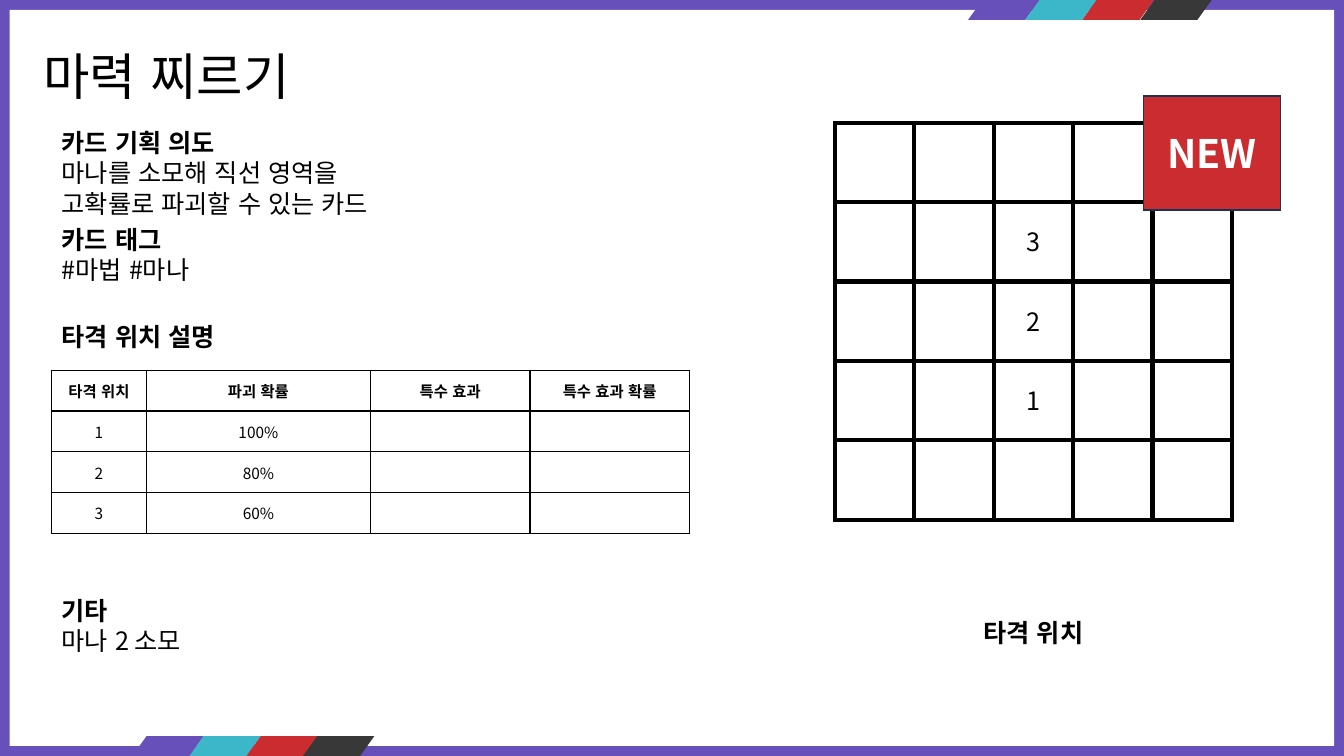
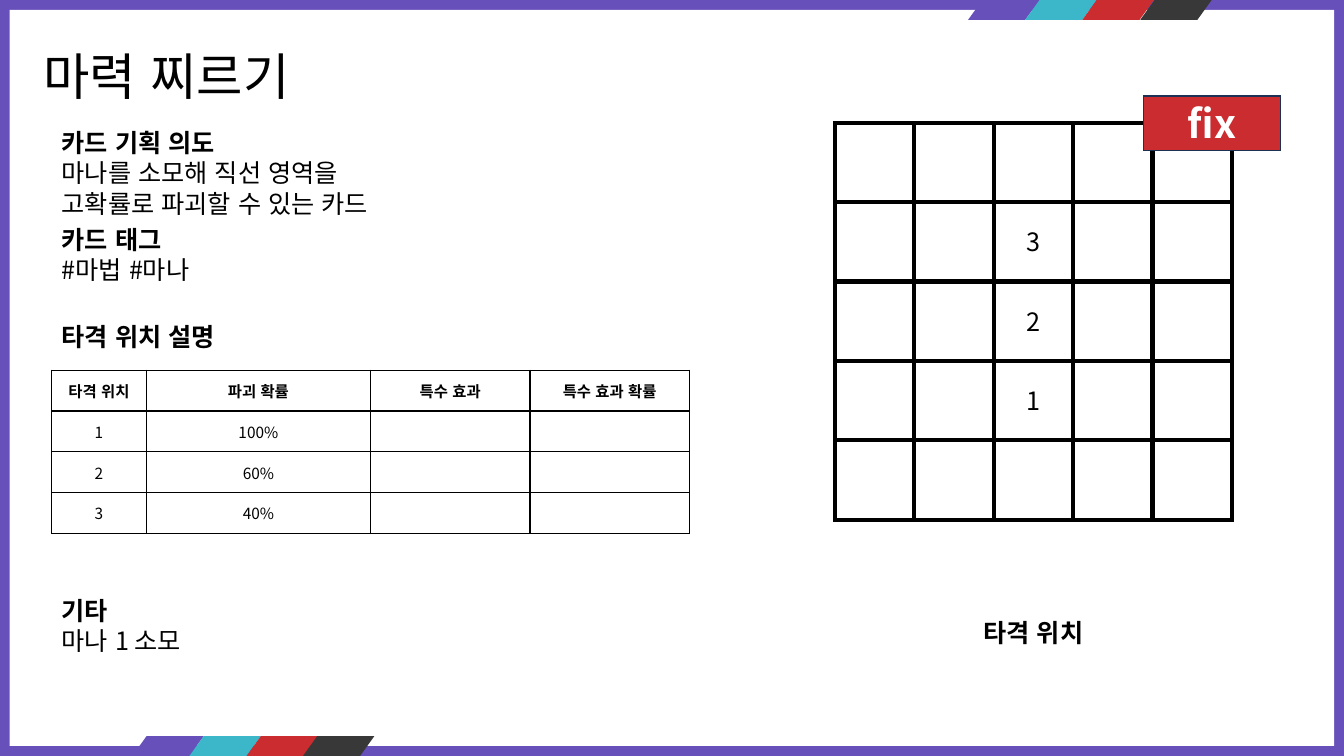
Before and after one commit to kauthor/FluffyDisdog, a slide deck: slide 13 of Plan/기획서/마법사.pptx. Drawn at 1344x756 pixels with LibreOffice and Linux fonts; fonts in the diff are those of the drawing. Boxes give left, top, right and bottom in pixels: in the first picture for what was removed or moved away, otherwise in the second. Text is boxed around its words. In the diff, an @@ line names an element or a change of style, - is before the commit and + after.

```diff
--- a/Plan/기획서/마법사.pptx
+++ b/Plan/기획서/마법사.pptx
@@ rectangle removed at [1144,96,1280,210] @@
-NEW
@@ rectangle added at [1144,96,1280,150], fill #CB2C30, outline #1E3256 1 pt, 28 pt, text #FFFFFF, bold @@
+fix
@@ rectangle added at [1152,123,1232,203], fill #FFFFFF, outline #000000 3 pt @@
@@ table at [51,370,690,533] @@
-row 3, column 2: 80%
+row 3, column 2: 60%
-row 4, column 2: 60%
+row 4, column 2: 40%
@@ text at [62,629,181,652]: text changed @@
-마나 2 소모
+마나 1 소모
```
Also in this commit, not shown: 36 other slides changed.
